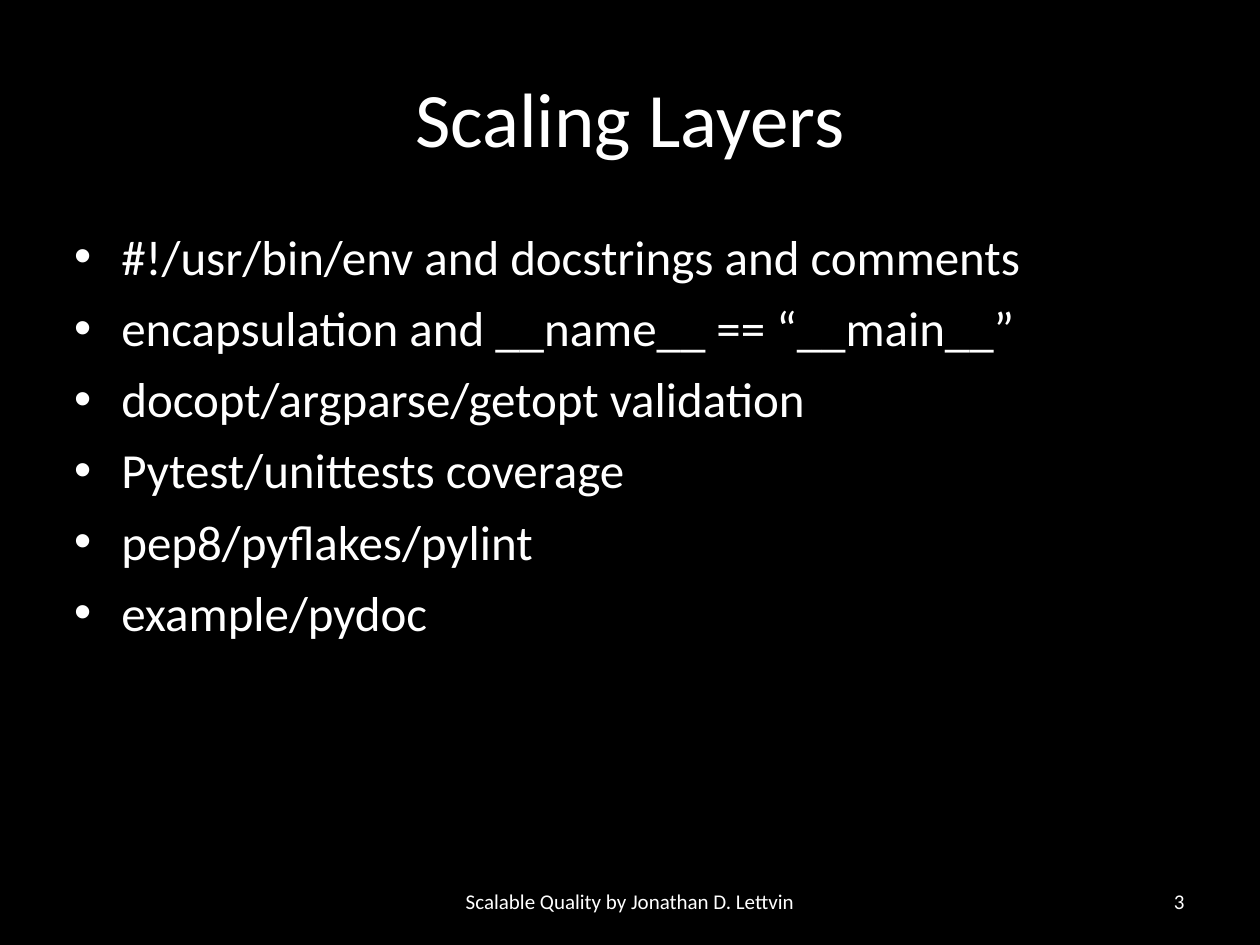
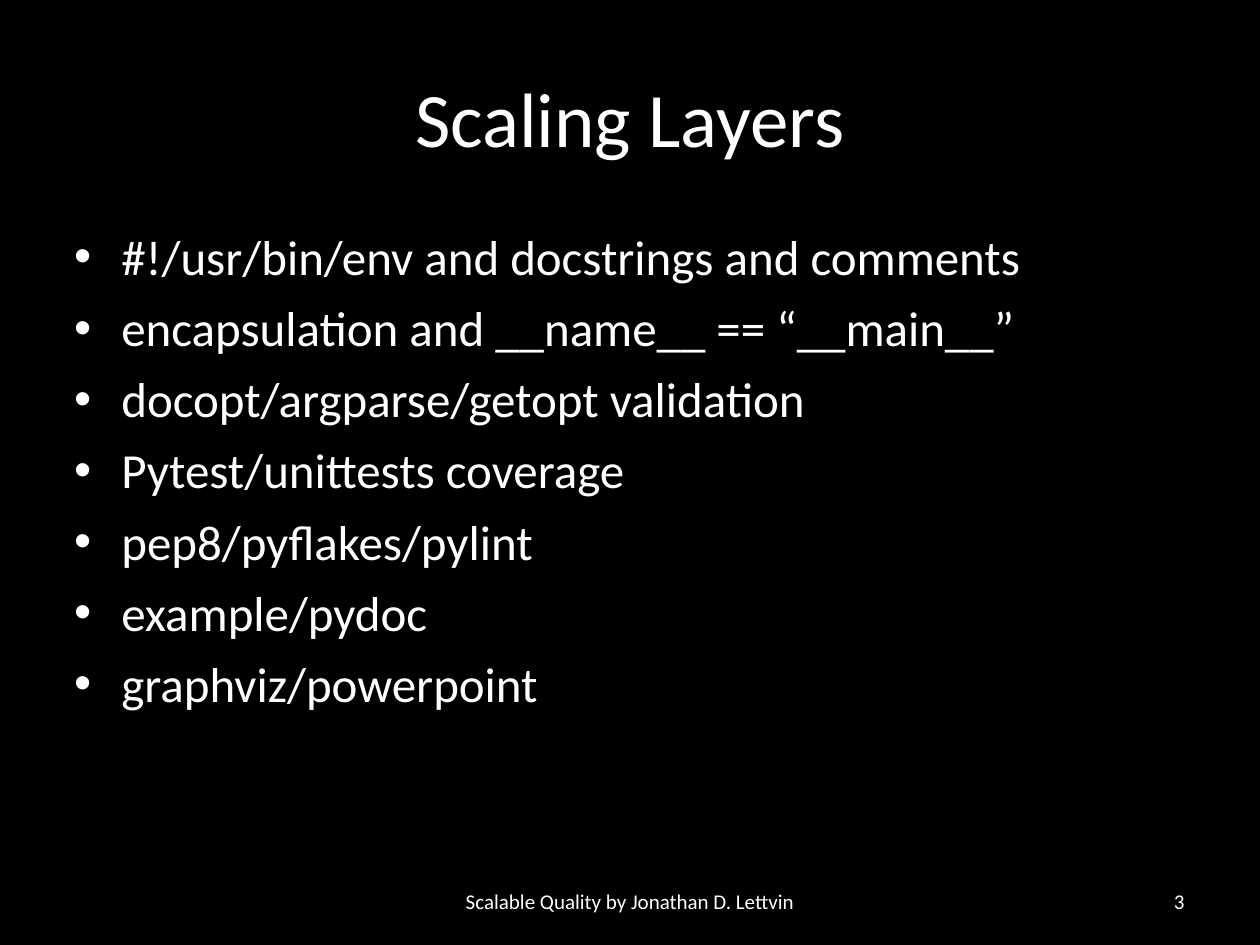
Before and after one commit to jlettvin/code_quality, a slide deck: slide 3 of ScalableQuality.ppt. Drawn at 1260x945 pixels with LibreOffice and Linux fonts; fonts in the diff are those of the drawing. Boxes give left, top, right and bottom in pixels: in the first picture for what was removed or moved away, otherwise in the second. Text is boxed around its words. In the diff, an @@ line names an element or a change of style, - is before the commit and + after.

```diff
--- a/ScalableQuality.ppt
+++ b/ScalableQuality.ppt
@@ text at (121,668,537,711): paragraph added @@
+• graphviz/powerpoint
```
